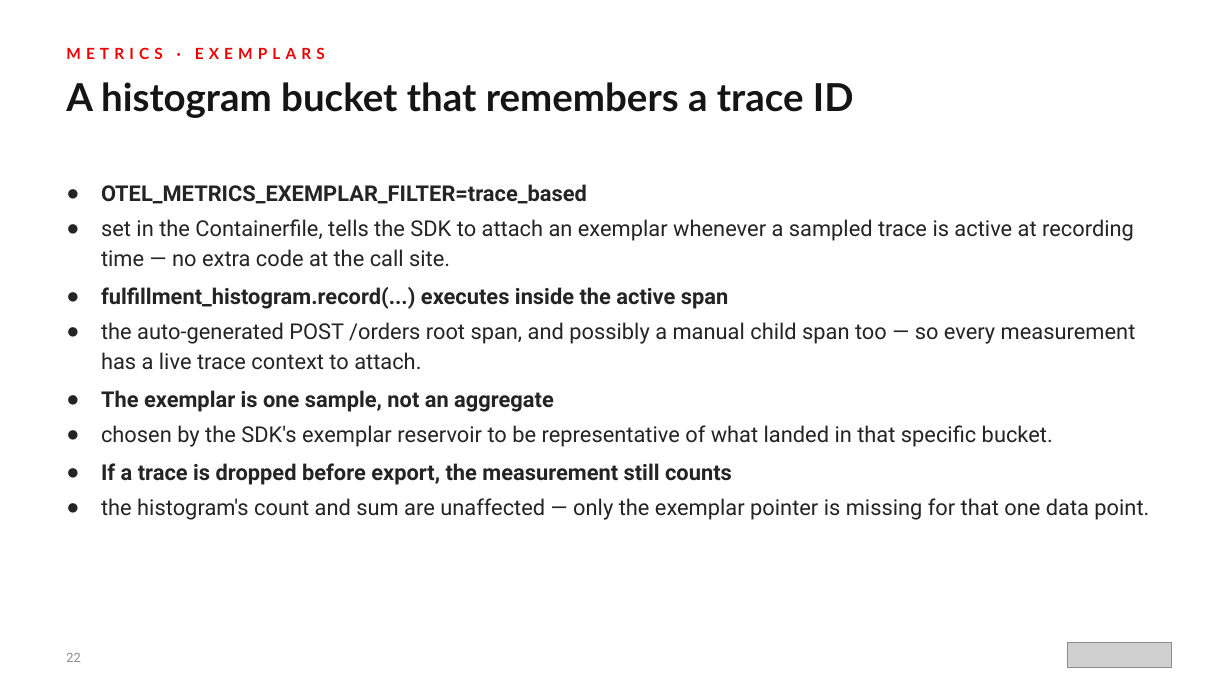
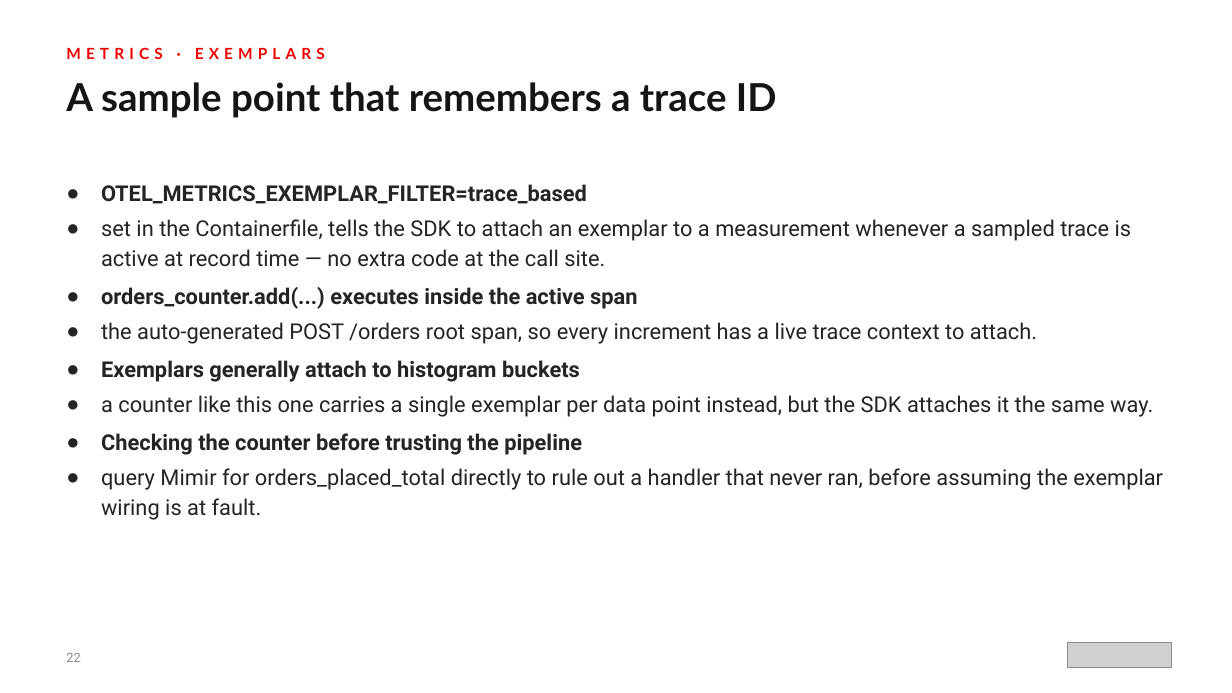
Before and after one commit to patterncatalyst/otel-observability-tutorial, a slide deck: slide 22 of presentations/observability-otel-201-python.pptx. Drawn at 1232x693 pixels with LibreOffice and Linux fonts; fonts in the diff are those of the drawing; grey boxes stand for pictures. Boxes give left, top, right and bottom in pixels: in the first picture for what was removed or moved away, otherwise in the second. Text is boxed around its words. In the diff, an @@ line names an element or a change of style, - is before the commit and + after.

```diff
--- a/presentations/observability-otel-201-python.pptx
+++ b/presentations/observability-otel-201-python.pptx
@@ text at (66,82,777,118): text changed @@
-A histogram bucket that remembers a trace ID
+A sample point that remembers a trace ID
@@ text at (101,219,1163,520): text changed @@
-● set in the Containerfile, tells the SDK to attach an exemplar whenever a sampled trace is active at recording time — no extra code at the call site.
-● fulfillment_histogram.record(...) executes inside the active span
-● the auto-generated POST /orders root span, and possibly a manual child span too — so every measurement has a live trace context to attach.
-● The exemplar is one sample, not an aggregate
-● chosen by the SDK's exemplar reservoir to be representative of what landed in that specific bucket.
-● If a trace is dropped before export, the measurement still counts
-● the histogram's count and sum are unaffected — only the exemplar pointer is missing for that one data point.
+● set in the Containerfile, tells the SDK to attach an exemplar to a measurement whenever a sampled trace is active at record time — no extra code at the call site.
+● orders_counter.add(...) executes inside the active span
+● the auto-generated POST /orders root span, so every increment has a live trace context to attach.
+● Exemplars generally attach to histogram buckets
+● a counter like this one carries a single exemplar per data point instead, but the SDK attaches it the same way.
+● Checking the counter before trusting the pipeline
+● query Mimir for orders_placed_total directly to rule out a handler that never ran, before assuming the exemplar wiring is at fault.
```
Also in this commit, not shown: 4 other slides changed, 2 slides added, 2 slides removed, 5 other files.
